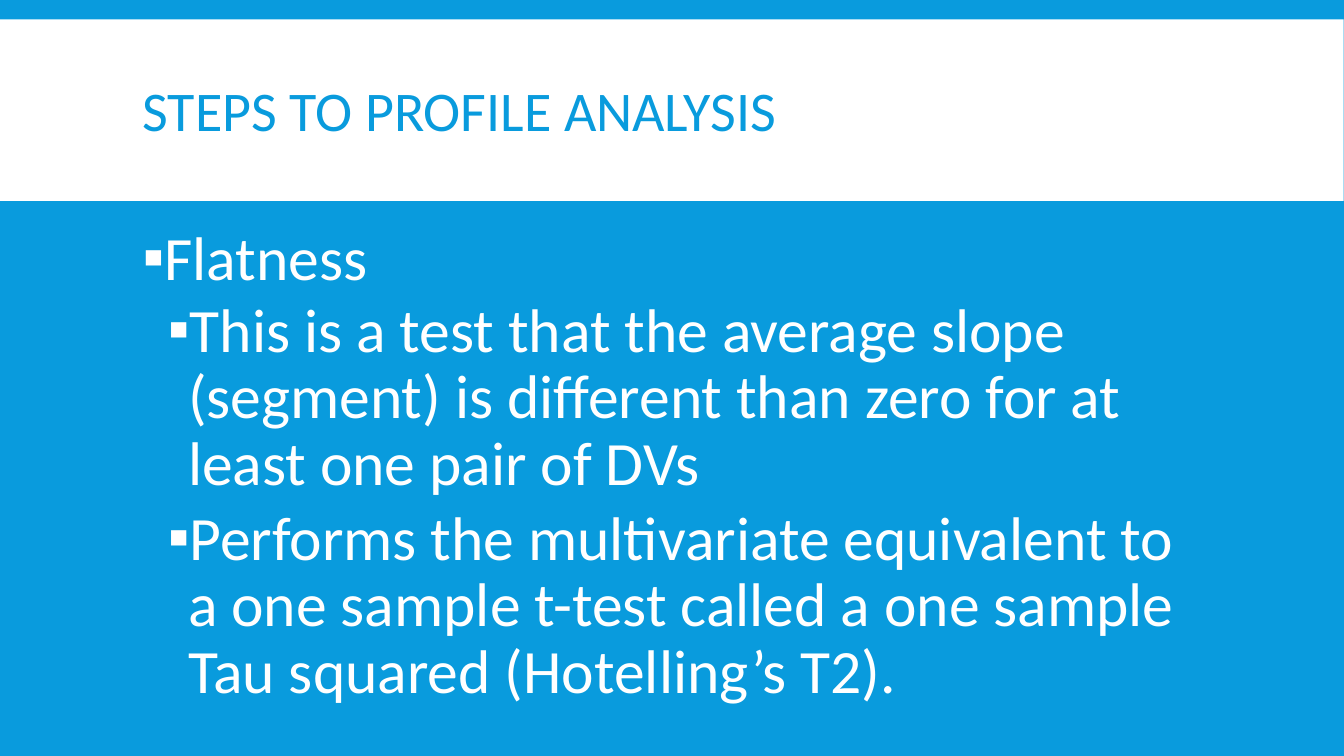
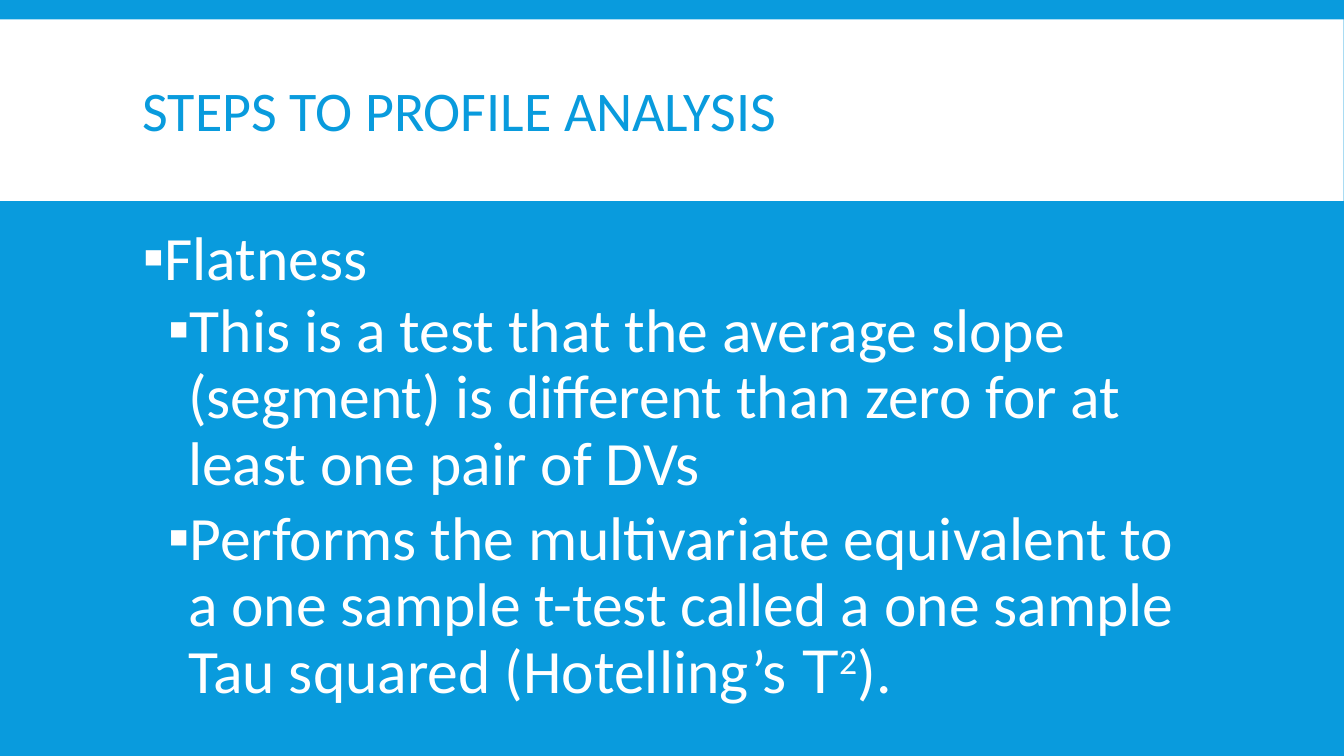
Before and after one commit to AndrewAinsworth/psy524, a slide deck: slide 46 of Slides/Psy524-09-Profile Analysis.pptx. Drawn at 1344x756 pixels with LibreOffice and Linux fonts; fonts in the diff are those of the drawing. Boxes give left, top, right and bottom in pixels: in the first picture for what was removed or moved away, otherwise in the second. Text is boxed around its words. In the diff, an @@ line names an element or a change of style, - is before the commit and + after.

```diff
--- a/Slides/Psy524-09-Profile Analysis.pptx
+++ b/Slides/Psy524-09-Profile Analysis.pptx
@@ text at box(188, 517, 1174, 704): text changed @@
-  ▪ Performs the multivariate equivalent to a one sample t-test called a one sample Tau squared (Hotelling’s T2).
+  ▪ Performs the multivariate equivalent to a one sample t-test called a one sample Tau squared (Hotelling’s Τ2).
```
Also in this commit, not shown: 5 other slides changed.
